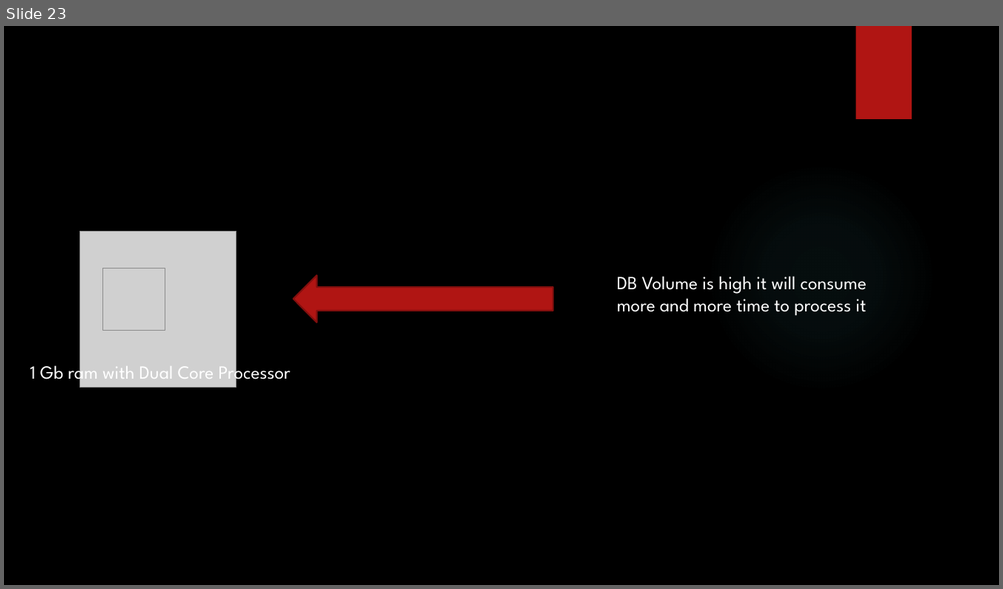
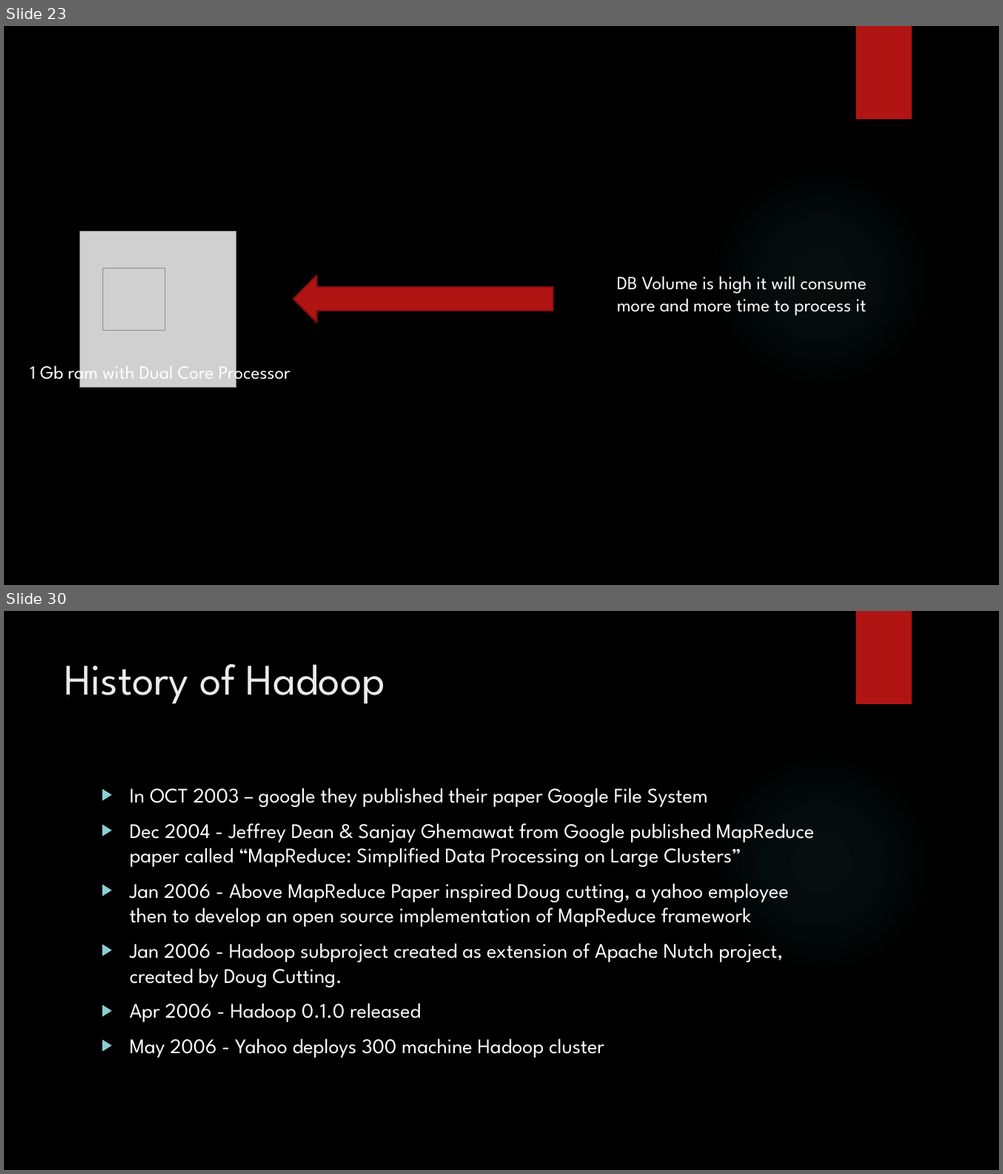
Before and after one commit to karthick1808/hadoopfundamentals, a slide deck: New Microsoft PowerPoint Presentation.pptx. Shown one above the other, each under a label of ours: slide 23 before the commit, slides 23 and 30 after it; the slides between them are not shown. The pictures are 1003x589 and 1003x1174 pixels, drawn with LibreOffice and Linux fonts; fonts in the diff are those of the drawing; grey boxes stand for pictures; background and template pictures are left out. Boxes give left, top, right and bottom in pixels: in the first picture for what was removed or moved away, otherwise in the second. Text is boxed around its words. In the diff, an @@ line names an element or a change of style, - is before the commit and + after.

```diff
--- a/New Microsoft PowerPoint Presentation.pptx
+++ b/New Microsoft PowerPoint Presentation.pptx
@@ slide 30 added at (x1=4, y1=611, x2=999, y2=1170), background picture (left out); not listed: 2 template elements that a slide beside it also shows @@
@@ title added at (x1=64, y1=664, x2=385, y2=704), 42 pt, text #EBEBEB @@
+History of Hadoop
@@ text added at (x1=130, y1=788, x2=814, y2=1058), 20 pt, text #FFFFFF @@
+▶ In OCT 2003 – google they published their paper Google File System
+▶ Dec 2004 - Jeffrey Dean & Sanjay Ghemawat from Google published MapReduce paper called “MapReduce: Simplified Data Processing on Large Clusters”
+▶ Jan 2006 - Above MapReduce Paper inspired Doug cutting, a yahoo employee then to develop an open source implementation of MapReduce framework
+▶ Jan 2006 - Hadoop subproject created as extension of Apache Nutch project, created by Doug Cutting.
+▶ Apr 2006 - Hadoop 0.1.0 released
+▶ May 2006 - Yahoo deploys 300 machine Hadoop cluster
```
Also in this commit, not shown: 1 slide changed, 6 other slides added.
